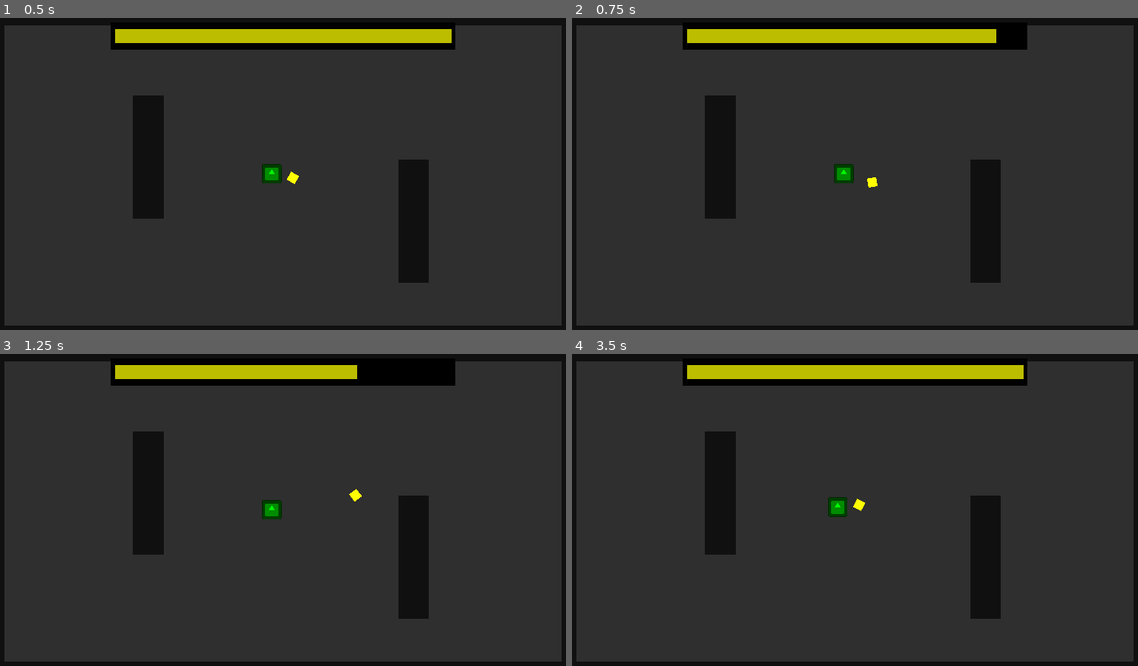
Above: before the commit, frames 1-4 (two rows, left to right).
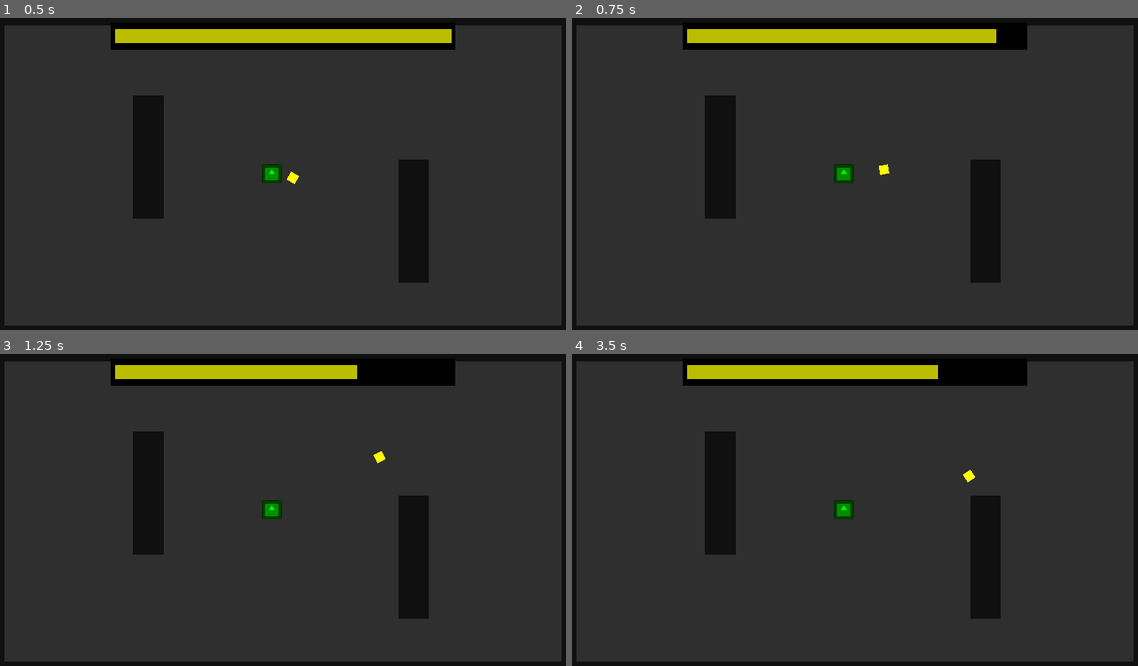
Above: after the commit, the same moments.

Repository: DeepRestGames/pirate-software-game-jam-16
Game: Godot game, scene res://Scenes/MainScene.tscn
The game is run twice, just before and just after one commit, with the same random seed, the same clock (stepped at 60 frames per second) and the same inputs. The engine's default icon, where the game draws it, is replaced by a stand-in: a white triangle on a blue panel in a dark square.
Inputs (mouse positions are in pixels of both pictures, inside the frame that each line leads up to):
- Up to frame 1 (0.5 s): no input
- Up to frame 2 (0.75 s): tap Enter at 0.5 s; move the mouse to (985, 158) at 0.52 s; hold Space (throw_boomerang) from 0.53 s (still down)
- Up to frame 3 (1.25 s): keep holding Space (throw_boomerang)
- Up to frame 4 (3.5 s): move the mouse to (736, 528) at 1.27 s; release Space (throw_boomerang) at 1.28 s; tap Space (throw_boomerang) at 1.35, 2.85 s; move the mouse to (911, 438) at 2.02 s; hold Space (throw_boomerang) 2.03-2.78 s; move the mouse to (826, 578) at 2.77 s

Frame 1 is identical in both runs. In frame 2, 0.1% of the frame differs, in the area x 52-57%, y 46-55%; in frame 3, 0.1%; in frame 4, 1.0%, in the area x 45-80%, y 3-53%.

Commit message:
Fixed boomerang not thrown correctly sometimes
When retrieving the boomerang, the  node process was disabled but the momentum was conserved. When the boomerang was enabled with the new throw, the force left was applied.

Diff:
--- a/Scripts/Boomerang/Boomerang.gd
+++ b/Scripts/Boomerang/Boomerang.gd
@@ -37,6 +37,7 @@
 
 
 func disable_boomerang():
+	linear_velocity = Vector2.ZERO
 	process_mode = PROCESS_MODE_DISABLED
 	hide()
 
